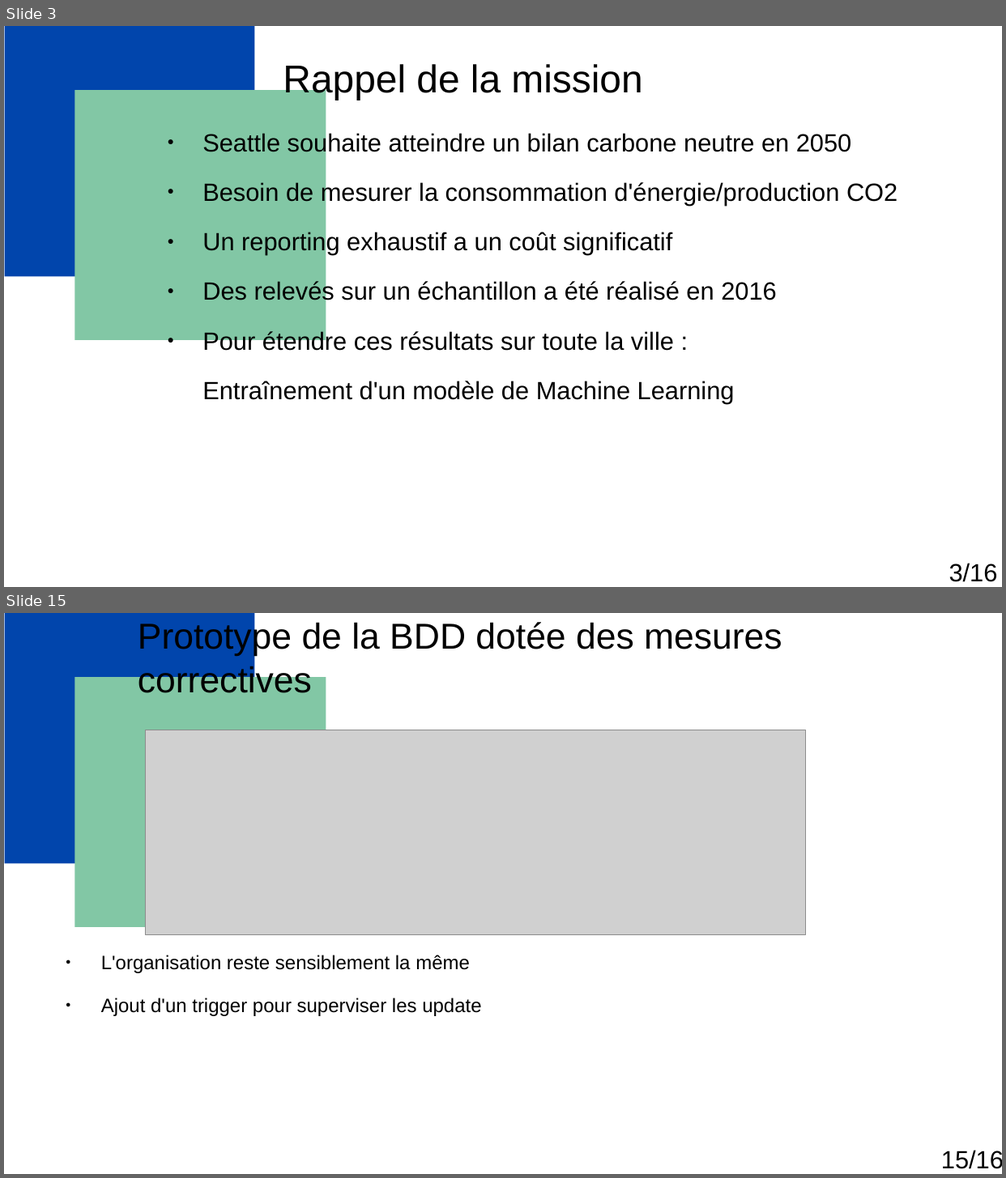
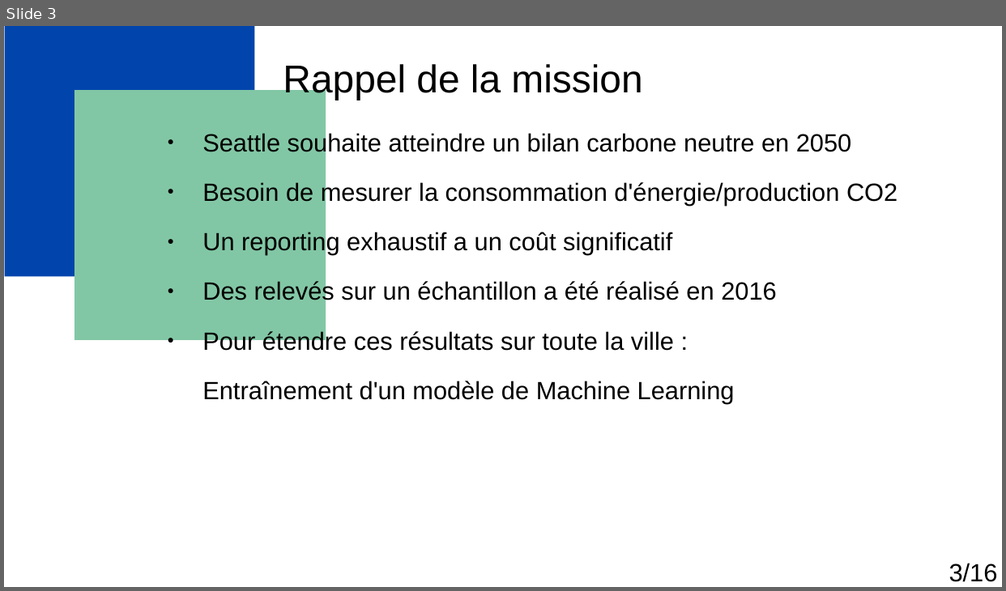
Before and after one commit to Florian-Biggio/Predict-Energy-and-CO2-for-building, a slide deck: Biggio_Florian_1_presentation_122024.odp. Shown one above the other, each under a label of ours: slides 3 and 15 before the commit, slide 3 after it; the slides between them are not shown. The pictures are 1006x1178 and 1006x591 pixels, drawn with LibreOffice and Linux fonts; fonts in the diff are those of the drawing; grey boxes stand for pictures. Boxes give left, top, right and bottom in pixels: in the first picture for what was removed or moved away, otherwise in the second. Text is boxed around its words. In the diff, an @@ line names an element or a change of style, - is before the commit and + after.

```diff
--- a/Biggio_Florian_1_presentation_122024.odp
+++ b/Biggio_Florian_1_presentation_122024.odp
@@ slide 15 removed at [4,613,1002,1174], background #FFFFFF; not listed: 5 template elements that a slide beside it also shows @@
@@ title removed at [138,621,782,693] @@
-Prototype de la BDD dotée des mesures correctives
@@ picture removed at [146,730,805,935] @@
@@ text removed at [101,955,481,1016] @@
-● L'organisation reste sensiblement la même
-● Ajout d'un trigger pour superviser les update
@@ text removed at [941,1150,1002,1169] @@
-15/16
```
Also in this commit, not shown: 7 slides changed, 6 slides added, 6 other slides removed, 14 other files.
